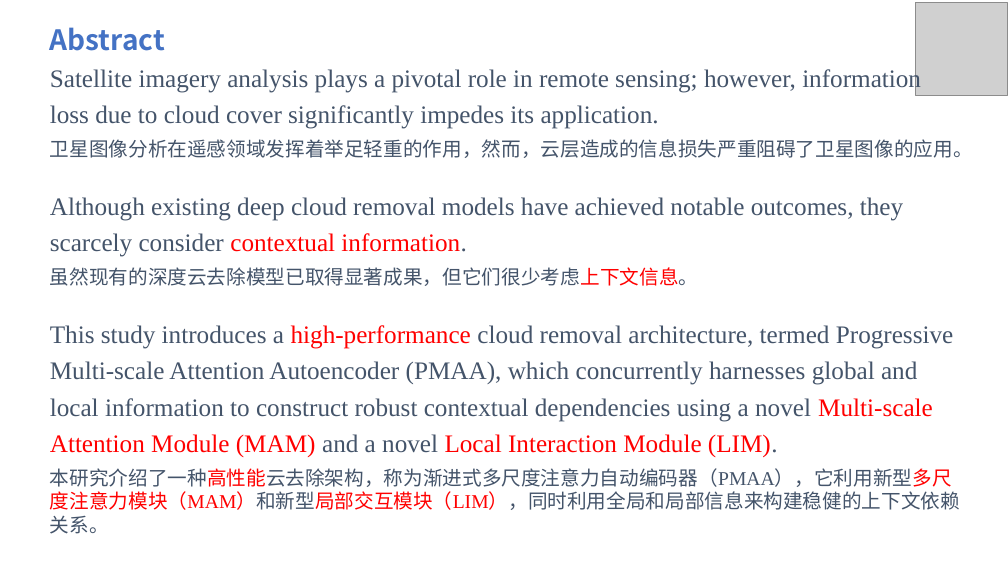
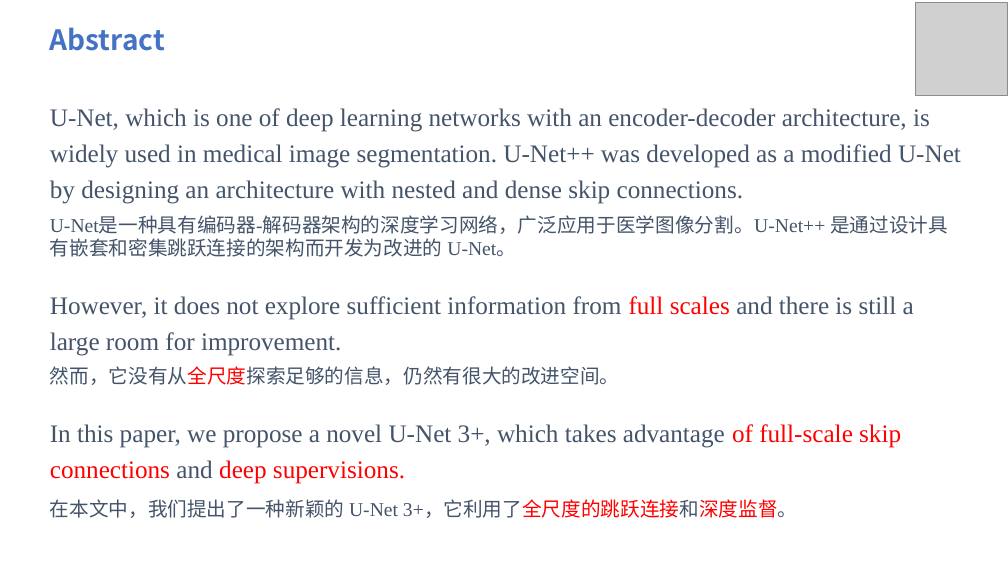
Before and after one commit to rooterShip/daily_note, a slide deck: slide 2 of academic_thesis/UNET 3+/徐淳2023-9-25 UNET 3+ A FULL-SCALE CONNECTED UNET FOR MEDICAL IMAGE SEGMENTATION.pptx. Drawn at 1008x567 pixels with LibreOffice and Linux fonts; fonts in the diff are those of the drawing; grey boxes stand for pictures. Boxes give left, top, right and bottom in pixels: in the first picture for what was removed or moved away, otherwise in the second. Text is boxed around its words. In the diff, an @@ line names an element or a change of style, - is before the commit and + after.

```diff
--- a/academic_thesis/UNET 3+/徐淳2023-9-25 UNET 3+ A FULL-SCALE CONNECTED UNET FOR MEDICAL IMAGE SEGMENTATION.pptx
+++ b/academic_thesis/UNET 3+/徐淳2023-9-25 UNET 3+ A FULL-SCALE CONNECTED UNET FOR MEDICAL IMAGE SEGMENTATION.pptx
@@ text at (50,108,961,518): text changed @@
-Satellite imagery analysis plays a pivotal role in remote sensing; however, information loss due to cloud cover significantly impedes its application.
-卫星图像分析在遥感领域发挥着举足轻重的作用，然而，云层造成的信息损失严重阻碍了卫星图像的应用。
-Although existing deep cloud removal models have achieved notable outcomes, they scarcely consider contextual information.
-虽然现有的深度云去除模型已取得显著成果，但它们很少考虑上下文信息。
-This study introduces a high-performance cloud removal architecture, termed Progressive Multi-scale Attention Autoencoder (PMAA), which concurrently harnesses global and local information to construct robust contextual dependencies using a novel Multi-scale Attention Module (MAM) and a novel Local Interaction Module (LIM).
-本研究介绍了一种高性能云去除架构，称为渐进式多尺度注意力自动编码器（PMAA），它利用新型多尺度注意力模块（MAM）和新型局部交互模块（LIM），同时利用全局和局部信息来构建稳健的上下文依赖关系。
+U-Net, which is one of deep learning networks with an encoder-decoder architecture, is widely used in medical image segmentation. U-Net++ was developed as a modified U-Net by designing an architecture with nested and dense skip connections.
+U-Net是一种具有编码器-解码器架构的深度学习网络，广泛应用于医学图像分割。U-Net++ 是通过设计具有嵌套和密集跳跃连接的架构而开发为改进的 U-Net。
+However, it does not explore sufficient information from full scales and there is still a large room for improvement.
+然而，它没有从全尺度探索足够的信息，仍然有很大的改进空间。
+In this paper, we propose a novel U-Net 3+, which takes advantage of full-scale skip connections and deep supervisions.
+在本文中，我们提出了一种新颖的 U-Net 3+，它利用了全尺度的跳跃连接和深度监督。
```
Also in this commit, not shown: 9 other slides changed, 3 slides added, 7 slides removed.
